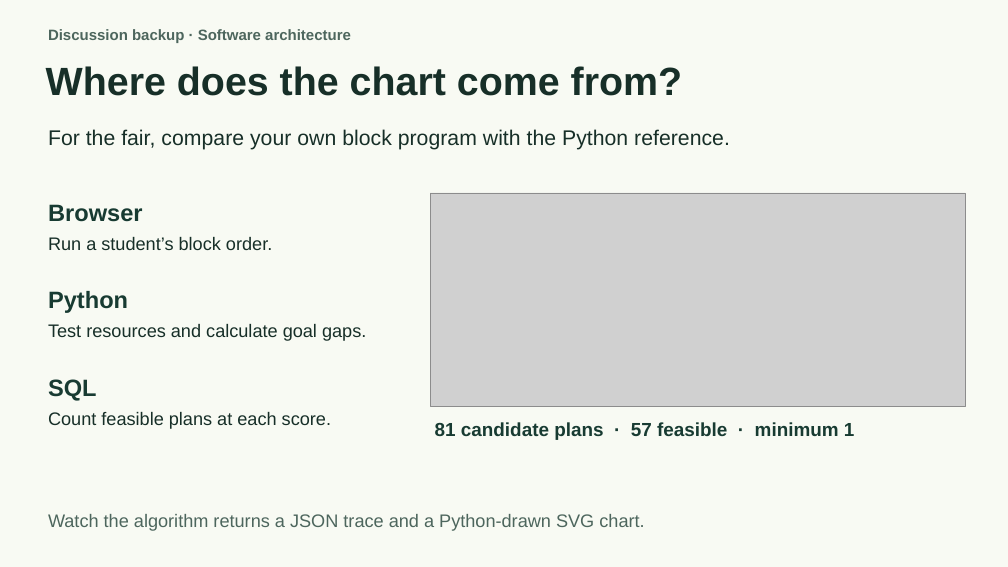
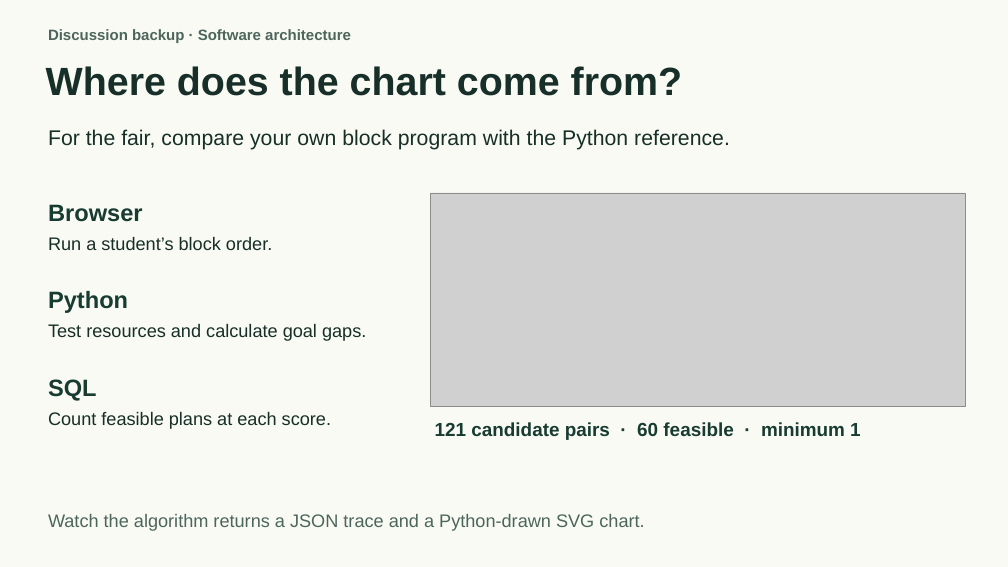
Before and after one commit to OpalliaHub/eco-quest-goal-programming, a slide deck: slide 10 of classroom/eco-quest-presentation.pptx. Drawn at 1008x567 pixels with LibreOffice and Linux fonts; fonts in the diff are those of the drawing; grey boxes stand for pictures. Boxes give left, top, right and bottom in pixels: in the first picture for what was removed or moved away, otherwise in the second. Text is boxed around its words. In the diff, an @@ line names an element or a change of style, - is before the commit and + after.

```diff
--- a/classroom/eco-quest-presentation.pptx
+++ b/classroom/eco-quest-presentation.pptx
@@ text at [435,422,861,440]: text changed @@
-81 candidate plans · 57 feasible · minimum 1
+121 candidate pairs · 60 feasible · minimum 1
```
Also in this commit, not shown: 2 other slides changed, 17 other files.
